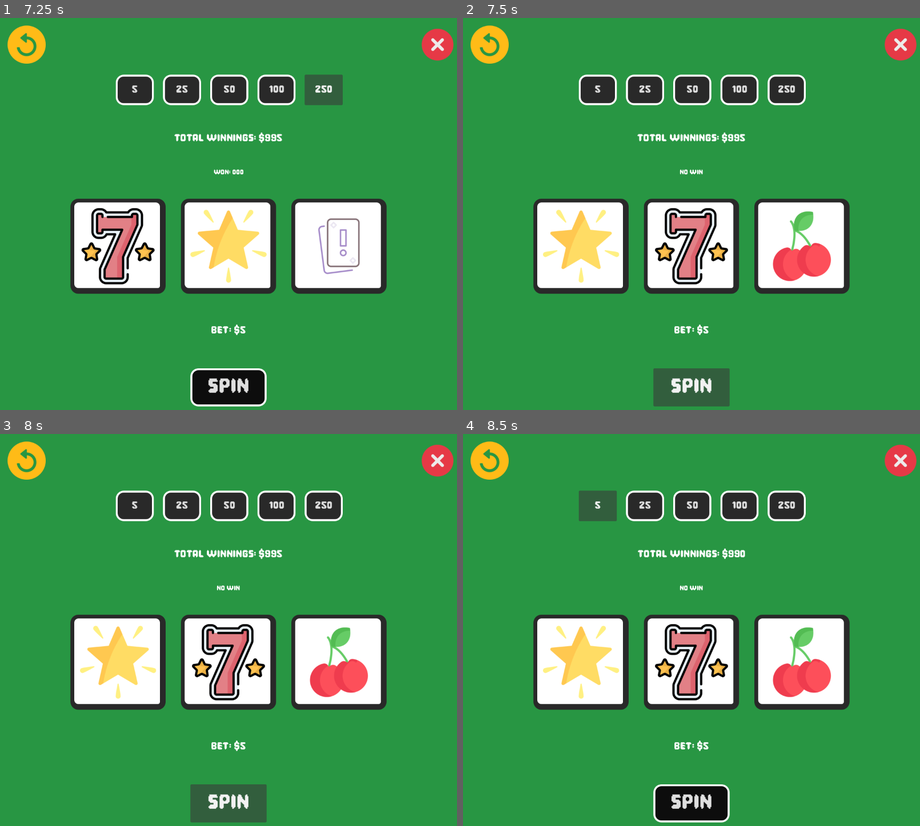
Above: before the commit, frames 1-4 (two rows, left to right).
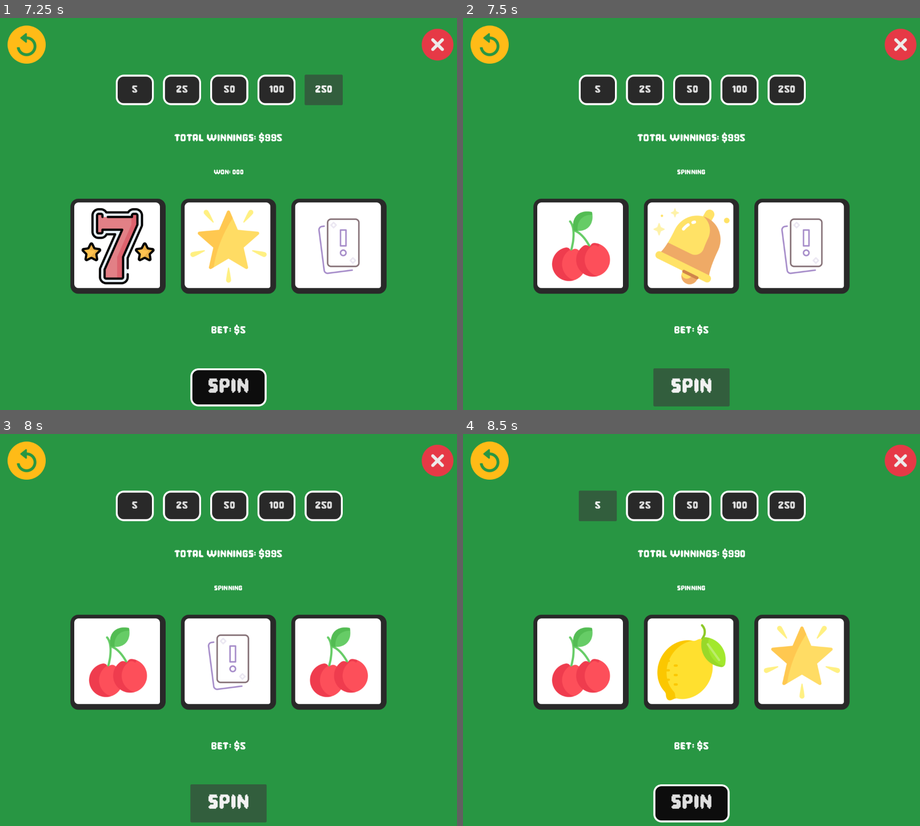
Above: after the commit, the same moments.

Repository: ankit-suman-07/GODOT_Slots
Game: Godot game, scene res://scenes/main_menu.tscn
Two runs of this game, one before a commit and one after it. Both use one fixed random seed, a clock stepped at 60 frames per second and the inputs below.
Inputs (mouse positions are in pixels of both pictures, inside the frame that each line leads up to):
- Up to frame 1 (7.25 s): click "New Game" at 0.5 s; click (27, 45) at 1.25 s; click (27, 45) at 2 s; click (27, 45) at 2.75 s; click "5" at 3.5 s; click "25" at 4.25 s; click "50" at 5 s; click "100" at 5.75 s; click "250" at 6.5 s
- Up to frame 2 (7.5 s): click "SPIN" at 7.25 s
- Up to frame 3 (8 s): no input
- Up to frame 4 (8.5 s): click "5" at 8 s

Frame 1 is identical in both runs. In frame 2, 5.2% of the frame differs, in the area x 17-81%, y 38-68%; in frame 3, 3.5%; in frame 4, 5.7%, in the area x 17-83%, y 38-68%.

Commit message:
Add spin animation

Diff:
--- a/scripts/game_screen.gd
+++ b/scripts/game_screen.gd
@@ -57,6 +57,8 @@
 	update_winning(left_index, mid_index, right_index)
 
 func update_slots(left, mid, right):
+	#show_animation()
+	round_winning_label.text = "Spinning"
 	left_slot.texture = SLOT_TEXTURES[left]
 	mid_slot.texture = SLOT_TEXTURES[mid]
 	right_slot.texture = SLOT_TEXTURES[right]
@@ -70,6 +72,14 @@
 		spin_slot()
 
 func update_winning(left, mid, right):
+	var rng = RandomNumberGenerator.new()
+	rng.randomize()
+
+	for i in range(15):
+		left_slot.texture = SLOT_TEXTURES[rng.randi_range(1, SLOT_TEXTURES.size()-1)]
+		mid_slot.texture = SLOT_TEXTURES[rng.randi_range(1, SLOT_TEXTURES.size()-1)]
+		right_slot.texture = SLOT_TEXTURES[rng.randi_range(1, SLOT_TEXTURES.size()-1)]
+		await get_tree().create_timer(0.2).timeout
 	# Reset round winning every time
 	#round_winning = 0
 
@@ -112,6 +122,9 @@
 	total_earned += round_winning
 	update_amount_label()
 
+func show_animation():
+	pass
+
 func update_amount_label():
 	winnings_label.text = "Total Winnings: $" + str(total_earned)
 
